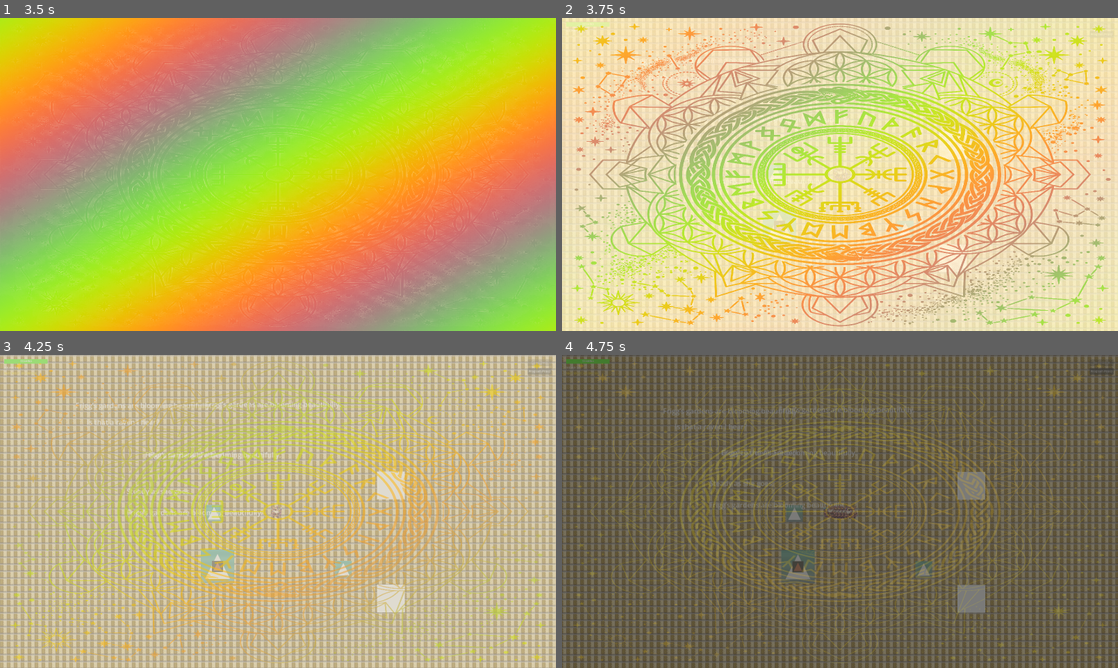
Above: before the commit, frames 1-4 (two rows, left to right).
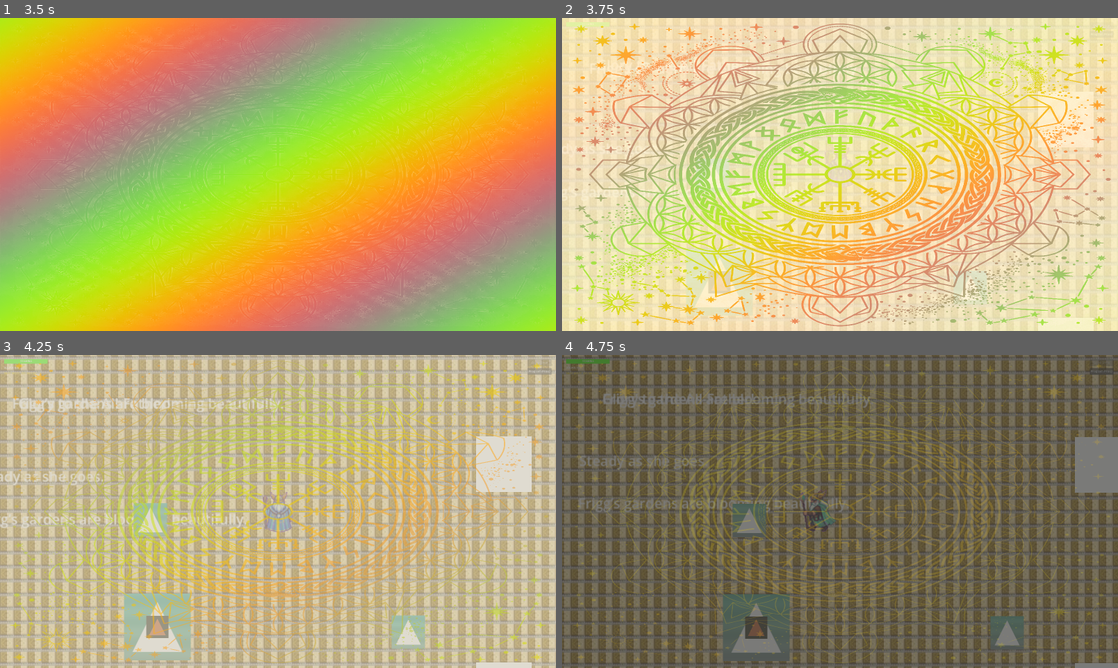
Above: after the commit, the same moments.

Repository: Jordannewman90/CozyOdin
Game: Godot game, scene res://ui/TitleScreen.tscn
The game is run twice, just before and just after one commit, with the same random seed, the same clock (stepped at 60 frames per second) and the same inputs.
Inputs (mouse positions are in pixels of both pictures, inside the frame that each line leads up to):
- Up to frame 1 (3.5 s): tap Enter (ui_accept) at 0.5, 0.77, 1.52, 3.02 s; move the mouse to (400, 158) at 0.52 s; hold D (move_right) 0.53-1.28 s; hold Q (deploy) 0.53-1.28 s; click (400, 158) at 0.67 s; move the mouse to (166, 190) at 1.27 s; hold S (move_down) 1.28-2.03 s; tap E (interact) at 1.35, 2.85 s; move the mouse to (333, 105) at 2.02 s; hold D (move_right) 2.03-2.78 s; hold Q (deploy) 2.03-2.78 s; move the mouse to (250, 237) at 2.77 s; hold W (move_up) from 2.78 s (still down); click (250, 237) at 2.92 s
- Up to frame 2 (3.75 s): release W (move_up) at 3.5 s; click "Go to Sleep" at 3.5 s
- Up to frame 3 (4.25 s): no input
- Up to frame 4 (4.75 s): move the mouse to (1006, 558) at 4.27 s; hold A (move_left) from 4.28 s (still down); hold Q (deploy) from 4.28 s (still down); tap Enter (ui_accept) at 4.52 s

Frame 1 is identical in both runs. In frame 2, 1.6% of the frame differs, in the area x 0-96%, y 12-100%; in frame 3, 49%, in the area x 0-100%, y 0-100%; in frame 4, 46%.

Commit message:
feat: finalize Living World & Blessing Design Bible. Add Jim (The Tourist), 24/48 Sunset Curve, and Runic Seed Tutorial.

Diff:
--- /dev/null
+++ b/project/assets/sprites/player/odin_walk_east.json
@@ -0,0 +1,44 @@
+{
+    "frames": {
+        "frame_0": {
+            "frame": {
+                "x": 0,
+                "y": 0,
+                "w": 64,
+                "h": 64
+            }
+        },
+        "frame_1": {
+            "frame": {
+                "x": 64,
+                "y": 0,
+                "w": 64,
+                "h": 64
+            }
+        },
+        "frame_2": {
+            "frame": {
+                "x": 0,
+                "y": 64,
+                "w": 64,
+                "h": 64
+            }
+        },
+        "frame_3": {
+            "frame": {
+                "x": 64,
+                "y": 64,
+                "w": 64,
+                "h": 64
+            }
+        }
+    },
+    "meta": {
+        "app": "SpriteForge",
+        "version": "1.0",
+        "size": {
+            "w": 128,
+            "h": 128
+        }
+    }
+}
--- /dev/null
+++ b/project/assets/sprites/player/odin_walk_north.json
@@ -0,0 +1,44 @@
+{
+    "frames": {
+        "frame_0": {
+            "frame": {
+                "x": 0,
+                "y": 0,
+                "w": 64,
+                "h": 64
+            }
+        },
+        "frame_1": {
+            "frame": {
+                "x": 64,
+                "y": 0,
+                "w": 64,
+                "h": 64
+            }
+        },
+        "frame_2": {
+            "frame": {
+                "x": 0,
+                "y": 64,
+                "w": 64,
+                "h": 64
+            }
+        },
+        "frame_3": {
+            "frame": {
+                "x": 64,
+                "y": 64,
+                "w": 64,
+                "h": 64
+            }
+        }
+    },
+    "meta": {
+        "app": "SpriteForge",
+        "version": "1.0",
+        "size": {
+            "w": 128,
+            "h": 128
+        }
+    }
+}
--- /dev/null
+++ b/project/assets/sprites/player/odin_walk_south.json
@@ -0,0 +1,44 @@
+{
+    "frames": {
+        "frame_0": {
+            "frame": {
+                "x": 0,
+                "y": 0,
+                "w": 64,
+                "h": 64
+            }
+        },
+        "frame_1": {
+            "frame": {
+                "x": 64,
+                "y": 0,
+                "w": 64,
+                "h": 64
+            }
+        },
+        "frame_2": {
+            "frame": {
+                "x": 0,
+                "y": 64,
+                "w": 64,
+                "h": 64
+            }
+        },
+        "frame_3": {
+            "frame": {
+                "x": 64,
+                "y": 64,
+                "w": 64,
+                "h": 64
+            }
+        }
+    },
+    "meta": {
+        "app": "SpriteForge",
+        "version": "1.0",
+        "size": {
+            "w": 128,
+            "h": 128
+        }
+    }
+}
--- /dev/null
+++ b/project/assets/sprites/player/odin_walk_west.json
@@ -0,0 +1,44 @@
+{
+    "frames": {
+        "frame_0": {
+            "frame": {
+                "x": 0,
+                "y": 0,
+                "w": 64,
+                "h": 64
+            }
+        },
+        "frame_1": {
+            "frame": {
+                "x": 64,
+                "y": 0,
+                "w": 64,
+                "h": 64
+            }
+        },
+        "frame_2": {
+            "frame": {
+                "x": 0,
+                "y": 64,
+                "w": 64,
+                "h": 64
+            }
+        },
+        "frame_3": {
+            "frame": {
+                "x": 64,
+                "y": 64,
+                "w": 64,
+                "h": 64
+            }
+        }
+    },
+    "meta": {
+        "app": "SpriteForge",
+        "version": "1.0",
+        "size": {
+            "w": 128,
+            "h": 128
+        }
+    }
+}
--- a/project/entities/player/Odin.gd
+++ b/project/entities/player/Odin.gd
@@ -4,8 +4,6 @@
 @export var max_stamina: float = 100.0
 
 var current_stamina: float = 100.0
-var trail_timer: float = 0.0
-var trail_frequency: float = 0.05
 
 @onready var sprite = $Sprite2D
 @onready var interaction_area = $InteractionArea
@@ -65,42 +63,31 @@
 
 	if direction != Vector2.ZERO:
 		velocity = direction * move_speed
-		if direction.x != 0:
-			sprite.flip_h = direction.x < 0
+	else:
+		velocity = velocity.move_toward(Vector2.ZERO, move_speed * 10.0 * delta)
 
-		# Play walk animation
-		anim_player.play("walk_down")
+	if velocity.length() > 5.0:
+		var anim_to_play = "walk_down"
+		if abs(direction.x) > abs(direction.y):
+			if direction.x > 0:
+				anim_to_play = "walk_east"
+			else:
+				anim_to_play = "walk_west"
+		else:
+			if direction.y > 0:
+				anim_to_play = "walk_down"
+			else:
+				anim_to_play = "walk_up"
 
-		# Handle Ghost Trail
-		trail_timer += delta
-		if trail_timer >= trail_frequency:
-			spawn_ghost_trail()
-			trail_timer = 0
+		if not anim_player.is_playing() or anim_player.current_animation != anim_to_play:
+			anim_player.play(anim_to_play)
 	else:
-		velocity = velocity.move_toward(Vector2.ZERO, move_speed)
 		anim_player.stop()
-		sprite.frame = 0 # Return to idle frame
-		trail_timer = 0
+		sprite.frame = 0 # Force idle frame
+		if direction == Vector2.ZERO:
+			velocity = Vector2.ZERO
 
 	move_and_slide()
-
-	# Update Iridescent Shader based on stamina
-	if sprite.material:
-		var pct = current_stamina / max_stamina
-		sprite.material.set_shader_parameter("stamina_pct", pct)
-
-func spawn_ghost_trail():
-	var ghost = Sprite2D.new()
-	ghost.texture = sprite.texture
-	ghost.hframes = sprite.hframes
-	ghost.vframes = sprite.vframes
-	ghost.frame = sprite.frame
-	ghost.global_position = global_position
-	ghost.flip_h = sprite.flip_h
-	ghost.scale = sprite.scale
-	ghost.material = sprite.material
-	ghost.set_script(load("res://entities/player/GhostTrail.gd"))
-	get_parent().add_child(ghost)
 
 func consume_stamina(amount: float):
 	current_stamina = max(0, current_stamina - amount)
--- a/project/entities/player/Odin.tscn
+++ b/project/entities/player/Odin.tscn
@@ -2,6 +2,9 @@
 
 [ext_resource type="Script" path="res://entities/player/Odin.gd" id="1_script"]
 [ext_resource type="Texture2D" path="res://assets/sprites/player/odin_walk_south.png" id="2_texture"]
+[ext_resource type="Texture2D" path="res://assets/sprites/player/odin_walk_north.png" id="3_north"]
+[ext_resource type="Texture2D" path="res://assets/sprites/player/odin_walk_east.png" id="4_east"]
+[ext_resource type="Texture2D" path="res://assets/sprites/player/odin_walk_west.png" id="5_west"]
 
 [sub_resource type="Animation" id="Animation_walk_down"]
 resource_name = "walk_down"
@@ -19,10 +22,160 @@
 "update": 1,
 "values": [0, 1, 2, 3]
 }
+tracks/1/type = "value"
+tracks/1/imported = false
+tracks/1/enabled = true
+tracks/1/path = NodePath("Sprite2D:texture")
+tracks/1/interp = 1
+tracks/1/loop_wrap = true
+tracks/1/keys = {
+"times": PackedFloat32Array(0),
+"transitions": PackedFloat32Array(1),
+"update": 1,
+"values": [ExtResource("2_texture")]
+}
+tracks/2/type = "value"
+tracks/2/imported = false
+tracks/2/enabled = true
+tracks/2/path = NodePath("Sprite2D:flip_h")
+tracks/2/interp = 1
+tracks/2/loop_wrap = true
+tracks/2/keys = {
+"times": PackedFloat32Array(0),
+"transitions": PackedFloat32Array(1),
+"update": 1,
+"values": [false]
+}
+
+[sub_resource type="Animation" id="Animation_walk_up"]
+resource_name = "walk_up"
+length = 0.8
+loop_mode = 1
+tracks/0/type = "value"
+tracks/0/imported = false
+tracks/0/enabled = true
+tracks/0/path = NodePath("Sprite2D:frame")
+tracks/0/interp = 1
+tracks/0/loop_wrap = true
+tracks/0/keys = {
+"times": PackedFloat32Array(0, 0.2, 0.4, 0.6),
+"transitions": PackedFloat32Array(1, 1, 1, 1),
+"update": 1,
+"values": [0, 1, 2, 3]
+}
+tracks/1/type = "value"
+tracks/1/imported = false
+tracks/1/enabled = true
+tracks/1/path = NodePath("Sprite2D:texture")
+tracks/1/interp = 1
+tracks/1/loop_wrap = true
+tracks/1/keys = {
+"times": PackedFloat32Array(0),
+"transitions": PackedFloat32Array(1),
+"update": 1,
+"values": [ExtResource("3_north")]
+}
+tracks/2/type = "value"
+tracks/2/imported = false
+tracks/2/enabled = true
+tracks/2/path = NodePath("Sprite2D:flip_h")
+tracks/2/interp = 1
+tracks/2/loop_wrap = true
+tracks/2/keys = {
+"times": PackedFloat32Array(0),
+"transitions": PackedFloat32Array(1),
+"update": 1,
+"values": [false]
+}
+
+[sub_resource type="Animation" id="Animation_walk_east"]
+resource_name = "walk_east"
+length = 0.8
+loop_mode = 1
+tracks/0/type = "value"
+tracks/0/imported = false
+tracks/0/enabled = true
+tracks/0/path = NodePath("Sprite2D:frame")
+tracks/0/interp = 1
+tracks/0/loop_wrap = true
+tracks/0/keys = {
+"times": PackedFloat32Array(0, 0.2, 0.4, 0.6),
+"transitions": PackedFloat32Array(1, 1, 1, 1),
+"update": 1,
+"values": [0, 1, 2, 3]
+}
+tracks/1/type = "value"
+tracks/1/imported = false
+tracks/1/enabled = true
+tracks/1/path = NodePath("Sprite2D:texture")
+tracks/1/interp = 1
+tracks/1/loop_wrap = true
+tracks/1/keys = {
+"times": PackedFloat32Array(0),
+"transitions": PackedFloat32Array(1),
+"update": 1,
+"values": [ExtResource("4_east")]
+}
+tracks/2/type = "value"
+tracks/2/imported = false
+tracks/2/enabled = true
+tracks/2/path = NodePath("Sprite2D:flip_h")
+tracks/2/interp = 1
+tracks/2/loop_wrap = true
+tracks/2/keys = {
+"times": PackedFloat32Array(0),
+"transitions": PackedFloat32Array(1),
+"update": 1,
+"values": [false]
+}
+
+[sub_resource type="Animation" id="Animation_walk_west"]
+resource_name = "walk_west"
+length = 0.8
+loop_mode = 1
+tracks/0/type = "value"
+tracks/0/imported = false
+tracks/0/enabled = true
+tracks/0/path = NodePath("Sprite2D:frame")
+tracks/0/interp = 1
+tracks/0/loop_wrap = true
+tracks/0/keys = {
+"times": PackedFloat32Array(0, 0.2, 0.4, 0.6),
+"transitions": PackedFloat32Array(1, 1, 1, 1),
+"update": 1,
+"values": [0, 1, 2, 3]
+}
+tracks/1/type = "value"
+tracks/1/imported = false
+tracks/1/enabled = true
+tracks/1/path = NodePath("Sprite2D:texture")
+tracks/1/interp = 1
+tracks/1/loop_wrap = true
+tracks/1/keys = {
+"times": PackedFloat32Array(0),
+"transitions": PackedFloat32Array(1),
+"update": 1,
+"values": [ExtResource("5_west")]
+}
+tracks/2/type = "value"
+tracks/2/imported = false
+tracks/2/enabled = true
+tracks/2/path = NodePath("Sprite2D:flip_h")
+tracks/2/interp = 1
+tracks/2/loop_wrap = true
+tracks/2/keys = {
+"times": PackedFloat32Array(0),
+"transitions": PackedFloat32Array(1),
+"update": 1,
+"values": [false]
+}
 
 [sub_resource type="AnimationLibrary" id="AnimationLibrary_main"]
 _data = {
-"walk_down": SubResource("Animation_walk_down")
+"walk_down": SubResource("Animation_walk_down"),
+"walk_east": SubResource("Animation_walk_east"),
+"walk_up": SubResource("Animation_walk_up"),
+"walk_west": SubResource("Animation_walk_west")
 }
 
 [sub_resource type="RectangleShape2D" id="RectangleShape2D_1"]
@@ -32,6 +185,7 @@
 radius = 40.0
 
 [node name="Odin" type="CharacterBody2D"]
+y_sort_enabled = true
 script = ExtResource("1_script")
 
 [node name="Sprite2D" type="Sprite2D" parent="."]
@@ -48,7 +202,7 @@
 shape = SubResource("RectangleShape2D_1")
 
 [node name="Camera2D" type="Camera2D" parent="."]
-zoom = Vector2(2, 2)
+zoom = Vector2(4, 4)
 position_smoothing_enabled = true
 
 [node name="InteractionArea" type="Area2D" parent="."]
--- a/project/levels/asgard/Asgard.tscn
+++ b/project/levels/asgard/Asgard.tscn
@@ -24,6 +24,7 @@
 color = Color(0.180392, 0.133333, 0.184314, 1)
 
 [node name="World" type="Node2D" parent="."]
+y_sort_enabled = true
 
  [node name="FloorPattern" type="TextureRect" parent="World"]
  texture_filter = 1
Binary file added: project/assets/sprites/player/odin_walk_east.png
Not shown, added: project/assets/sprites/player/odin_walk_east.png.import
Binary file added: project/assets/sprites/player/odin_walk_north.png
Not shown, added: project/assets/sprites/player/odin_walk_north.png.import
Binary file changed: project/assets/sprites/player/odin_walk_south.png
Not shown, added: project/assets/sprites/player/odin_walk_south.png.import
Binary file added: project/assets/sprites/player/odin_walk_west.png
Not shown, added: project/assets/sprites/player/odin_walk_west.png.import
Not shown, added: project/assets/ui/dev_logs/audit_bloom.png.import
Not shown, added: project/assets/ui/dev_logs/audit_cycle_1.png.import
Not shown, added: project/assets/ui/dev_logs/audit_cycle_2.png.import
Not shown, added: project/assets/ui/dev_logs/audit_cycle_3.png.import
(and 70 more such lines)
